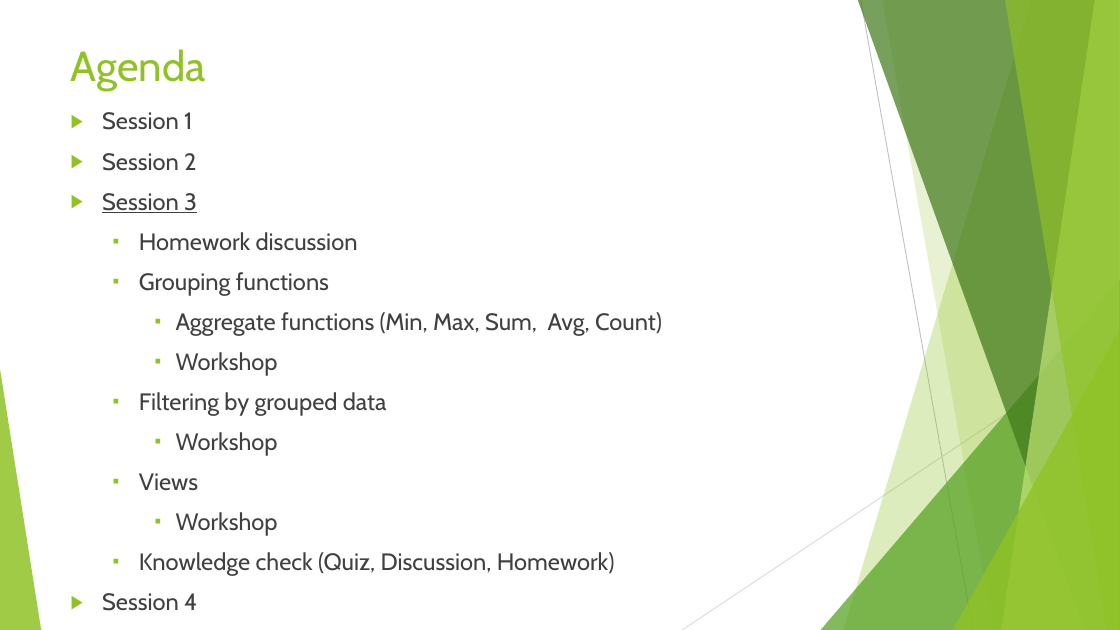
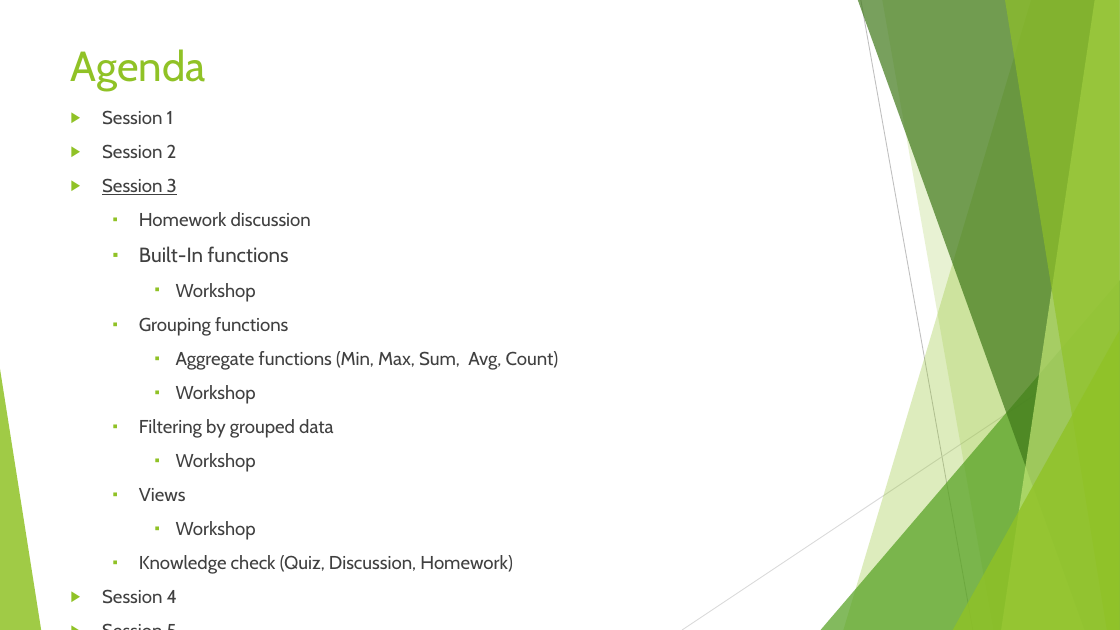
Before and after one commit to sedc-codecademy/sedc7-07-databasedevdesign, a slide deck: slide 2 of g1/Class 3/Presentation/Database Development and Design - Session 3.pptx. Drawn at 1120x630 pixels with LibreOffice and Linux fonts; fonts in the diff are those of the drawing. Boxes give left, top, right and bottom in pixels: in the first picture for what was removed or moved away, otherwise in the second. Text is boxed around its words. In the diff, an @@ line names an element or a change of style, - is before the commit and + after.

```diff
--- a/g1/Class 3/Presentation/Database Development and Design - Session 3.pptx
+++ b/g1/Class 3/Presentation/Database Development and Design - Session 3.pptx
@@ text at [102, 110, 559, 604]: size 20.3 to 16 pt in "Session 1", "Session 2", "Session 3", "Homework discussion" and 10 more places @@
@@ text at [139, 246, 289, 262]: paragraphs added @@
+  ▪ Built-In functions
+    ▪ Workshop
```
Also in this commit, not shown: 5 other slides changed, 8 slides added.
